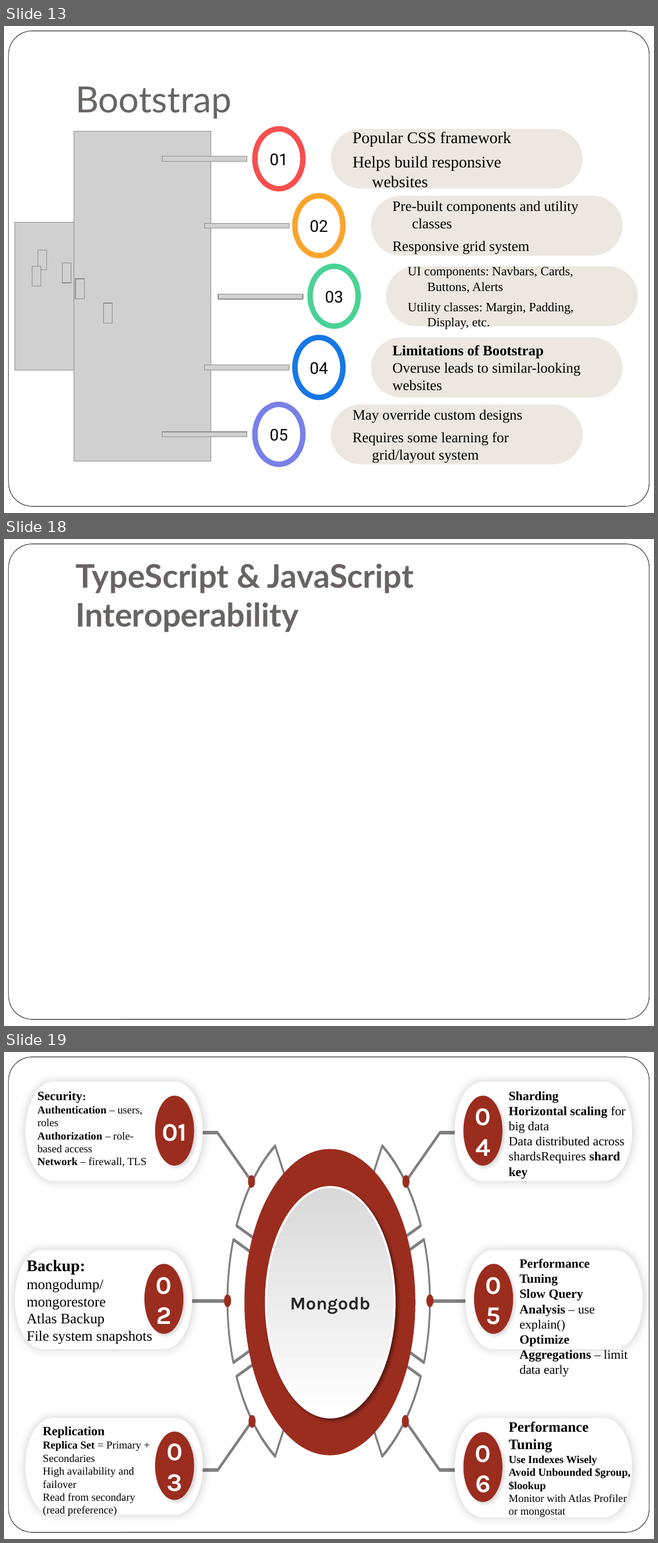
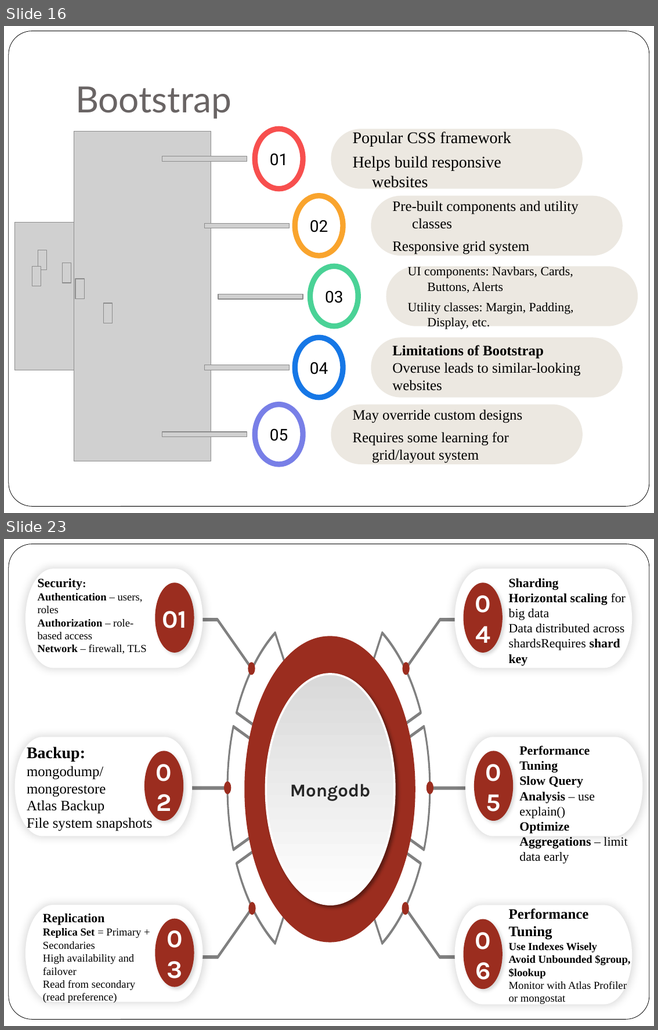
Before and after one commit to rosemarythomas994/VueR-assignment, a slide deck: Presentation Assignment.pptx. Shown one above the other, each under a label of ours: slides 13, 18 and 19 before the commit, slides 16 and 23 after it; the slides between them are not shown. The pictures are 658x1543 and 658x1030 pixels, drawn with LibreOffice and Linux fonts; fonts in the diff are those of the drawing; grey boxes stand for pictures. Boxes give left, top, right and bottom in pixels: in the first picture for what was removed or moved away, otherwise in the second. Text is boxed around its words. In the diff, an @@ line names an element or a change of style, - is before the commit and + after.

```diff
--- a/Presentation Assignment.pptx
+++ b/Presentation Assignment.pptx
@@ slide 18 removed at box(4, 539, 654, 1026), background #FFFFFF; not listed: 1 template element that a slide beside it also shows @@
@@ title removed at box(75, 563, 414, 632) @@
-TypeScript & JavaScript Interoperability
@@ what was slide 13 is now slide 16 @@
@@ what was slide 19 is now slide 23 @@
```
Also in this commit, not shown: 6 slides changed, 13 slides added, 3 other slides removed, 20 other files.
